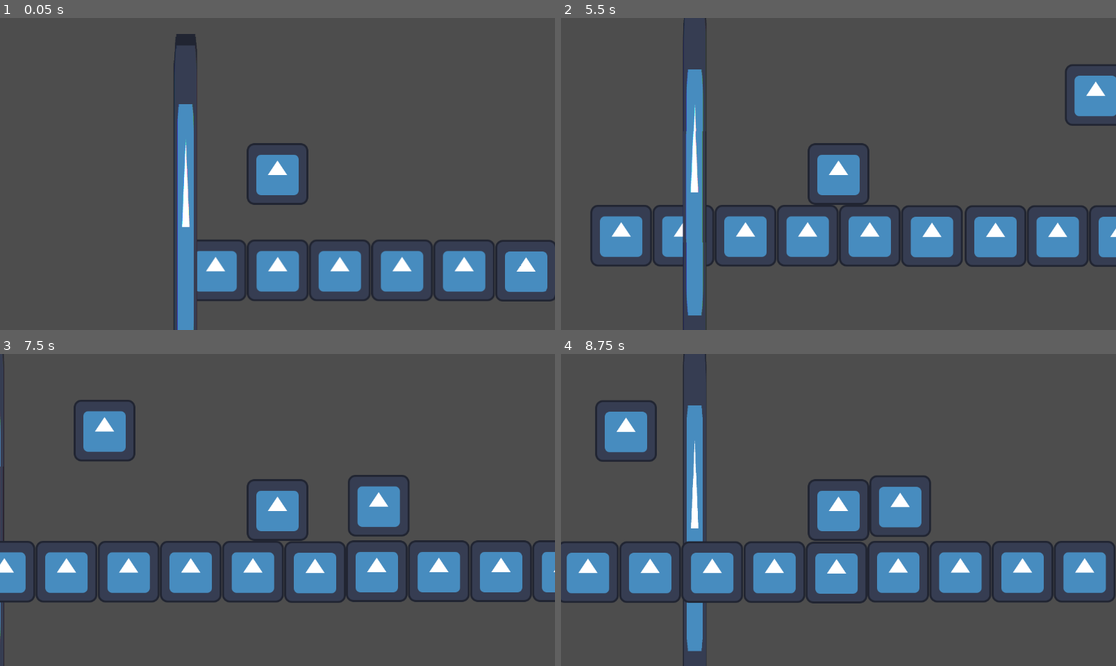
Above: before the commit, frames 1-4 (two rows, left to right).
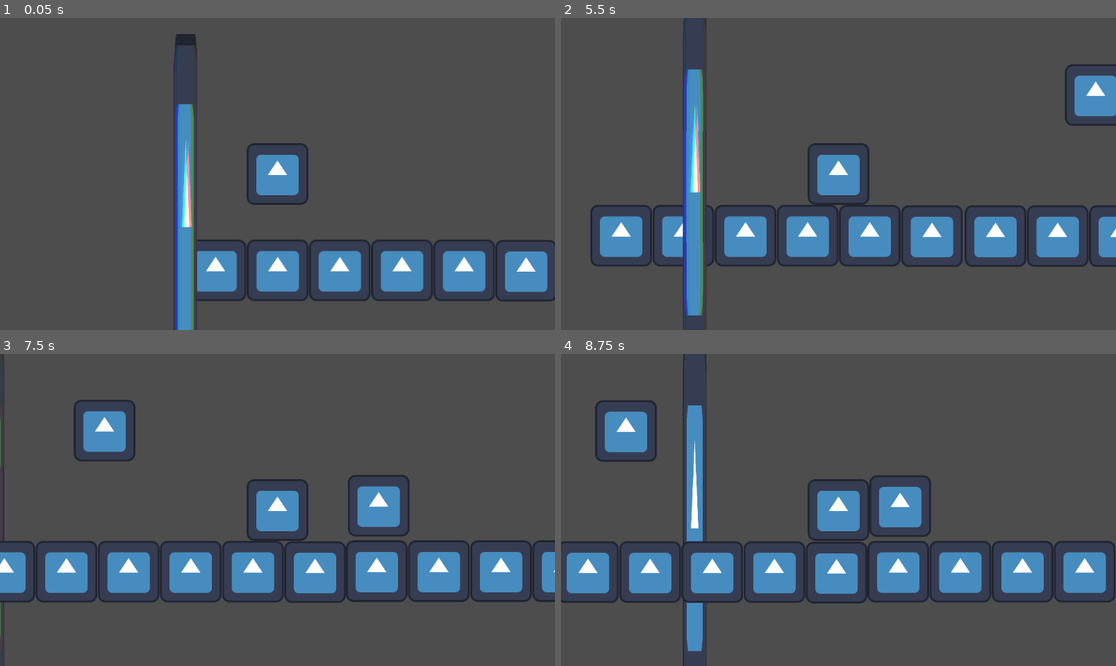
Above: after the commit, the same moments.

Repository: Talen400/42-gd-jam
Game: Godot game, scene res://scenes/world.tscn
The game is run twice, just before and just after one commit, with the same random seed, the same clock (stepped at 60 frames per second) and the same inputs. The engine's default icon, where the game draws it, is replaced by a stand-in: a white triangle on a blue panel in a dark square.
Inputs:
- Up to frame 1 (0.05 s): no input
- Up to frame 2 (5.5 s): tap Space (jump) at 0.77, 1.52, 3.02, 3.77, 4.52 s
- Up to frame 3 (7.5 s): tap Space (jump) at 6.02, 6.77 s
- Up to frame 4 (8.75 s): tap Space (jump) at 7.52 s

The runs differ from the first frame. In frame 1, 1.3% of the frame differs, in the area x 31-36%, y 8-100%; in frame 2, 1.4%, in the area x 22-27%, y 0-100%; in frame 3, 0.4%; in frame 4, nothing differs.

Commit message:
fix(physics): defer scene reload and death call during physics collision callback

Diff:
--- a/scenes/death_wall.tscn
+++ b/scenes/death_wall.tscn
@@ -13,7 +13,7 @@
 shader_parameter/shake_power = 0.03
 shader_parameter/shake_rate = 0.2
 shader_parameter/shake_speed = 5.0
-shader_parameter/chromatic_aberration = 0.01
+shader_parameter/chromatic_aberration = 0.10000000149012
 
 [node name="death_wall" type="Area2D" unique_id=715483078 groups=["players"]]
 script = ExtResource("1_flqnd")
--- a/scripts/death_wall.gd
+++ b/scripts/death_wall.gd
@@ -2,12 +2,10 @@
 
 @export var velocity = 300
 
-
 func _process(delta: float) -> void:
 	position.x += velocity * delta
 
-
 func _on_body_entered(body: Node2D) -> void:
-	print("Entrou!")
+	print_rich("[color=green] Entrou![/color]")
 	if body.is_in_group("players"):
-		body.death()
+		body.call_deferred("death")
--- a/scripts/player_movement.gd
+++ b/scripts/player_movement.gd
@@ -1,5 +1,4 @@
 extends CharacterBody2D
-
 
 @export var SPEED = 450.0
 @export var JUMP_VELOCITY = -1200.0
@@ -7,7 +6,7 @@
 @export var JUMP_RELEASE_MULTIPLIER = 0.4
 
 func death() -> void:
-	get_tree().reload_current_scene()
+	get_tree().call_deferred("reload_current_scene")
 
 func _physics_process(delta: float) -> void:
 	if not is_on_floor():
--- a/shaders/glitch.gdshader
+++ b/shaders/glitch.gdshader
@@ -1,6 +1,5 @@
 shader_type canvas_item;
 
-// Adicionado 'hint_default_white' para o jogo não quebrar caso o slot fique vazio
 uniform sampler2D glitch_noise_tex : hint_default_white, filter_nearest, repeat_enable;
 
 uniform float shake_power : hint_range(0.0, 0.1) = 0.03;
@@ -15,7 +14,6 @@
 void fragment() {
     float enable_shift = float(random(vec2(trunc(TIME * shake_speed), 2.0)) < shake_rate);
 
-    // Mudamos de SCREEN_UV para UV (coordenada local do Sprite)
     vec2 fixed_uv = UV;
 
     if (enable_shift > 0.5) {
@@ -23,7 +21,6 @@
         fixed_uv.x += (noise_lookup - 0.5) * shake_power;
     }
 
-    // Mudamos de SCREEN_TEXTURE para TEXTURE (textura original do seu Sprite)
     vec4 color_r = texture(TEXTURE, vec2(fixed_uv.x - chromatic_aberration * enable_shift, fixed_uv.y));
     vec4 color_g = texture(TEXTURE, fixed_uv);
     vec4 color_b = texture(TEXTURE, vec2(fixed_uv.x + chromatic_aberration * enable_shift, fixed_uv.y));
